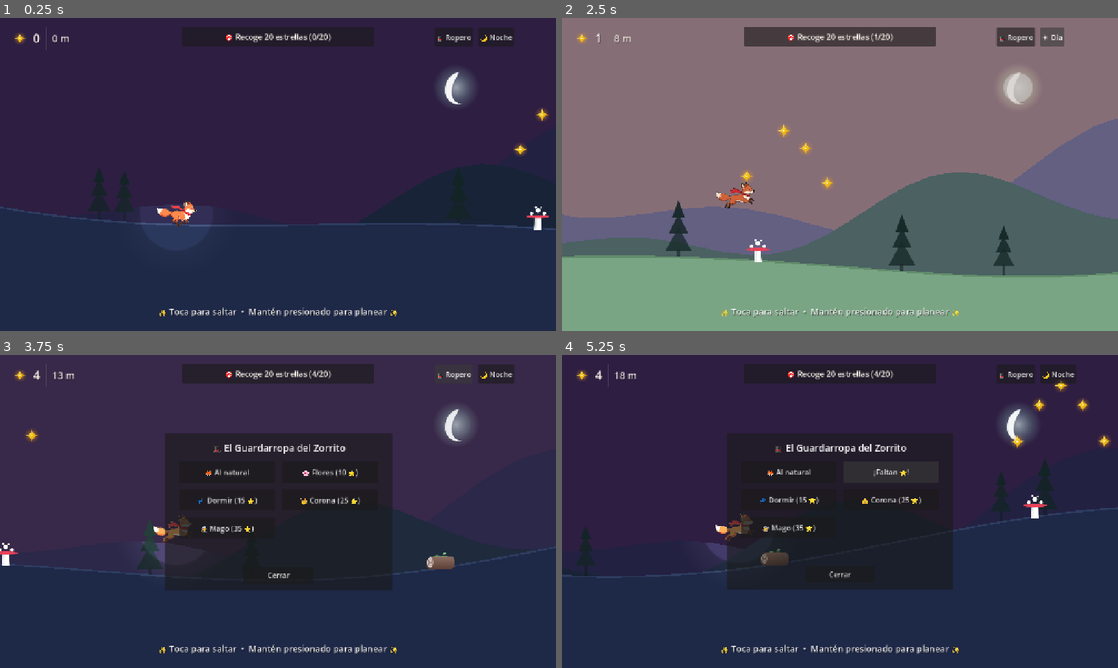
Above: before the commit, frames 1-4 (two rows, left to right).
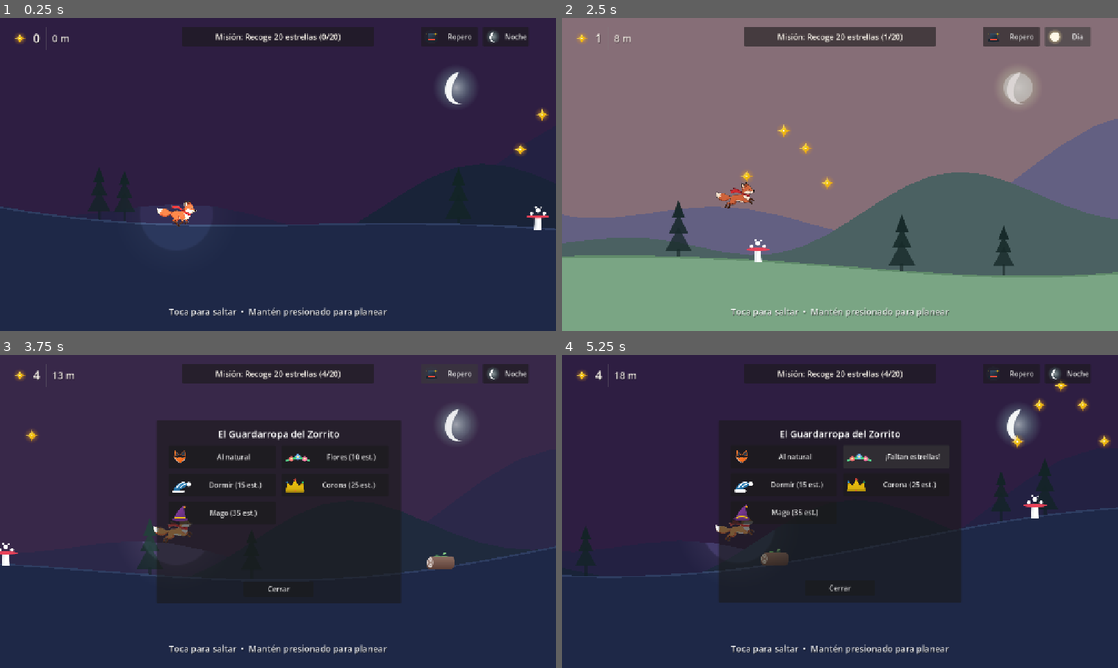
Above: after the commit, the same moments.

Repository: jonathanduranr/fox-runner
Game: Godot game, scene res://scenes/main.tscn
Same seed, same stepped clock (60 frames per second), same inputs: the game is played once before the commit and once after it.
Inputs:
- Up to frame 1 (0.25 s): no input
- Up to frame 2 (2.5 s): click "🎩 Ropero" (after the commit: "Ropero") at 0.5 s; click "🦊 Al natural" (after the commit: "Al natural") at 1.25 s; click "🌙 Noche" (after the commit: "Noche") at 2 s
- Up to frame 3 (3.75 s): click "☀️ Día" (after the commit: "Día") at 2.75 s; click "🎩 Ropero" (after the commit: "Ropero") at 3.5 s
- Up to frame 4 (5.25 s): click "🌸 Flores (10 ⭐)" (after the commit: "Flores (10 est.)") at 4.25 s; click "¡Faltan ⭐!" (after the commit: "¡Faltan estrellas!") at 5 s

The runs differ from the first frame. In frame 1, 0.8% of the frame differs, in the area x 28-95%, y 4-96%; in frame 2, 1.2%; in frame 3, 7.5%, in the area x 28-95%, y 2-96%; in frame 4, 5.1%.

Commit message:
feat: add real icons for HUD and wardrobe, dynamic hat tracking per animation frame

Diff:
--- /dev/null
+++ b/assets/textures/icon_natural.svg
@@ -0,0 +1,23 @@
+<svg xmlns="http://www.w3.org/2000/svg" viewBox="0 0 64 64" width="64" height="64">
+  <defs>
+    <linearGradient id="foxFaceGrad" x1="0%" y1="0%" x2="100%" y2="100%">
+      <stop offset="0%" stop-color="#FF8A3D"/>
+      <stop offset="100%" stop-color="#E65100"/>
+    </linearGradient>
+  </defs>
+  <!-- Fox Ears -->
+  <polygon points="12,32 16,10 30,24" fill="url(#foxFaceGrad)"/>
+  <polygon points="52,32 48,10 34,24" fill="url(#foxFaceGrad)"/>
+  <polygon points="16,28 18,14 28,24" fill="#2C3E50"/>
+  <polygon points="48,28 46,14 36,24" fill="#2C3E50"/>
+  <!-- Fox Face Head -->
+  <polygon points="10,32 54,32 32,54" fill="url(#foxFaceGrad)"/>
+  <!-- White Cheeks -->
+  <polygon points="10,32 32,54 20,44" fill="#FFFFFF"/>
+  <polygon points="54,32 32,54 44,44" fill="#FFFFFF"/>
+  <!-- Cute Nose -->
+  <ellipse cx="32" cy="52" rx="3.5" ry="2.5" fill="#2C3E50"/>
+  <!-- Eyes -->
+  <circle cx="24" cy="34" r="2.5" fill="#2C3E50"/>
+  <circle cx="40" cy="34" r="2.5" fill="#2C3E50"/>
+</svg>
--- /dev/null
+++ b/assets/textures/icon_wardrobe.svg
@@ -0,0 +1,23 @@
+<svg xmlns="http://www.w3.org/2000/svg" viewBox="0 0 64 64" width="64" height="64">
+  <defs>
+    <linearGradient id="chestGrad" x1="0%" y1="0%" x2="100%" y2="100%">
+      <stop offset="0%" stop-color="#F39C12"/>
+      <stop offset="100%" stop-color="#D35400"/>
+    </linearGradient>
+    <linearGradient id="hatGrad" x1="0%" y1="0%" x2="100%" y2="100%">
+      <stop offset="0%" stop-color="#34495E"/>
+      <stop offset="100%" stop-color="#1A252F"/>
+    </linearGradient>
+  </defs>
+  <!-- Base circle background -->
+  <circle cx="32" cy="32" r="28" fill="#2C3E50" opacity="0.15"/>
+  <!-- Top Hat Style Icon -->
+  <ellipse cx="32" cy="46" rx="22" ry="6" fill="#1A252F"/>
+  <path d="M 18 45 L 20 22 C 20 18, 44 18, 44 22 L 46 45 Z" fill="url(#hatGrad)"/>
+  <ellipse cx="32" cy="22" rx="12" ry="3.5" fill="#34495E"/>
+  <!-- Red ribbon -->
+  <path d="M 19 41 L 45 41 L 45.5 45 L 18.5 45 Z" fill="#E74C3C"/>
+  <!-- Sparkles -->
+  <path d="M 48 16 Q 48 22 54 22 Q 48 22 48 28 Q 48 22 42 22 Q 48 22 48 16 Z" fill="#F1C40F"/>
+  <circle cx="14" cy="20" r="2" fill="#F1C40F"/>
+</svg>
--- a/scenes/ui/hud.tscn
+++ b/scenes/ui/hud.tscn
@@ -1,7 +1,14 @@
-[gd_scene load_steps=3 format=3]
+[gd_scene load_steps=10 format=3]
 
 [ext_resource type="Script" path="res://scripts/hud.gd" id="1_hud"]
-[ext_resource type="Texture2D" path="res://assets/textures/star.svg" id="2_star"]
+[ext_resource type="Texture2D" path="res://assets/textures/star.png" id="2_star"]
+[ext_resource type="Texture2D" path="res://assets/textures/icon_wardrobe.png" id="3_wardrobe"]
+[ext_resource type="Texture2D" path="res://assets/textures/sun.png" id="4_sun"]
+[ext_resource type="Texture2D" path="res://assets/textures/icon_natural.png" id="5_natural"]
+[ext_resource type="Texture2D" path="res://assets/textures/hat_flower.png" id="6_flower"]
+[ext_resource type="Texture2D" path="res://assets/textures/hat_nightcap.png" id="7_nightcap"]
+[ext_resource type="Texture2D" path="res://assets/textures/hat_crown.png" id="8_crown"]
+[ext_resource type="Texture2D" path="res://assets/textures/hat_wizard.png" id="9_wizard"]
 
 [node name="HUD" type="CanvasLayer"]
 script = ExtResource("1_hud")
@@ -70,7 +77,7 @@
 layout_mode = 2
 theme_override_colors/font_color = Color(1, 0.98, 0.94, 1)
 theme_override_font_sizes/font_size = 18
-text = "🎯 Recoge 20 estrellas (0/20)"
+text = "Misión: Recoge 20 estrellas (0/20)"
 horizontal_alignment = 1
 vertical_alignment = 1
 
@@ -79,24 +86,30 @@
 anchors_preset = 1
 anchor_left = 1.0
 anchor_right = 1.0
-offset_left = -280.0
-offset_top = 22.0
-offset_right = -28.0
+offset_left = -310.0
+offset_top = 20.0
+offset_right = -24.0
 offset_bottom = 66.0
 grow_horizontal = 0
 theme_override_constants/separation = 12
 
 [node name="WardrobeButton" type="Button" parent="TopBar/RightButtons"]
+custom_minimum_size = Vector2(130, 44)
 layout_mode = 2
 focus_mode = 0
-theme_override_font_sizes/font_size = 17
-text = "🎩 Ropero"
+theme_override_font_sizes/font_size = 16
+text = " Ropero"
+icon = ExtResource("3_wardrobe")
+expand_icon = true
 
 [node name="ModeButton" type="Button" parent="TopBar/RightButtons"]
+custom_minimum_size = Vector2(105, 44)
 layout_mode = 2
 focus_mode = 0
-theme_override_font_sizes/font_size = 17
-text = "☀️ Día"
+theme_override_font_sizes/font_size = 16
+text = " Día"
+icon = ExtResource("4_sun")
+expand_icon = true
 
 [node name="TutorialLabel" type="Label" parent="."]
 anchors_preset = 7
@@ -115,7 +128,7 @@
 theme_override_constants/shadow_offset_x = 1
 theme_override_constants/shadow_offset_y = 2
 theme_override_font_sizes/font_size = 20
-text = "✨ Toca para saltar  •  Mantén presionado para planear ✨"
+text = "Toca para saltar  •  Mantén presionado para planear"
 horizontal_alignment = 1
 vertical_alignment = 1
 
@@ -142,8 +155,8 @@
 grow_vertical = 2
 theme_override_colors/font_color = Color(1, 0.95, 0.7, 1)
 theme_override_font_sizes/font_size = 24
-text = "🎉 ¡Misión Lograda!
-+15 Estrellas de regalo ✨"
+text = "¡Misión Lograda!
++15 Estrellas de regalo"
 horizontal_alignment = 1
 vertical_alignment = 1
 
@@ -154,10 +167,10 @@
 anchor_top = 0.5
 anchor_right = 0.5
 anchor_bottom = 0.5
-offset_left = -260.0
-offset_top = -180.0
-offset_right = 260.0
-offset_bottom = 180.0
+offset_left = -280.0
+offset_top = -210.0
+offset_right = 280.0
+offset_bottom = 210.0
 grow_horizontal = 2
 grow_vertical = 2
 
@@ -165,11 +178,11 @@
 layout_mode = 1
 anchors_preset = 10
 anchor_right = 1.0
-offset_top = 18.0
-offset_bottom = 50.0
+offset_top = 16.0
+offset_bottom = 48.0
 grow_horizontal = 2
 theme_override_font_sizes/font_size = 22
-text = "🎩 El Guardarropa del Zorrito"
+text = "El Guardarropa del Zorrito"
 horizontal_alignment = 1
 
 [node name="VBox" type="VBoxContainer" parent="WardrobeModal"]
@@ -177,54 +190,64 @@
 anchors_preset = 15
 anchor_right = 1.0
 anchor_bottom = 1.0
-offset_left = 32.0
-offset_top = 65.0
-offset_right = -32.0
-offset_bottom = -70.0
+offset_left = 28.0
+offset_top = 58.0
+offset_right = -28.0
+offset_bottom = -66.0
 grow_horizontal = 2
 grow_vertical = 2
 
 [node name="Grid" type="GridContainer" parent="WardrobeModal/VBox"]
 layout_mode = 2
 size_flags_vertical = 3
-theme_override_constants/h_separation = 16
-theme_override_constants/v_separation = 16
+theme_override_constants/h_separation = 14
+theme_override_constants/v_separation = 12
 columns = 2
 
 [node name="NoneBtn" type="Button" parent="WardrobeModal/VBox/Grid"]
-custom_minimum_size = Vector2(0, 48)
-layout_mode = 2
-size_flags_horizontal = 3
-theme_override_font_sizes/font_size = 17
-text = "🦊 Al natural"
+custom_minimum_size = Vector2(0, 52)
+layout_mode = 2
+size_flags_horizontal = 3
+theme_override_font_sizes/font_size = 16
+text = " Al natural"
+icon = ExtResource("5_natural")
+expand_icon = true
 
 [node name="FlowerBtn" type="Button" parent="WardrobeModal/VBox/Grid"]
-custom_minimum_size = Vector2(0, 48)
-layout_mode = 2
-size_flags_horizontal = 3
-theme_override_font_sizes/font_size = 17
-text = "🌸 Flores (10 ⭐)"
+custom_minimum_size = Vector2(0, 52)
+layout_mode = 2
+size_flags_horizontal = 3
+theme_override_font_sizes/font_size = 16
+text = " Flores (10 est.)"
+icon = ExtResource("6_flower")
+expand_icon = true
 
 [node name="NightcapBtn" type="Button" parent="WardrobeModal/VBox/Grid"]
-custom_minimum_size = Vector2(0, 48)
-layout_mode = 2
-size_flags_horizontal = 3
-theme_override_font_sizes/font_size = 17
-text = "💤 Dormir (15 ⭐)"
+custom_minimum_size = Vector2(0, 52)
+layout_mode = 2
+size_flags_horizontal = 3
+theme_override_font_sizes/font_size = 16
+text = " Dormir (15 est.)"
+icon = ExtResource("7_nightcap")
+expand_icon = true
 
 [node name="CrownBtn" type="Button" parent="WardrobeModal/VBox/Grid"]
-custom_minimum_size = Vector2(0, 48)
-layout_mode = 2
-size_flags_horizontal = 3
-theme_override_font_sizes/font_size = 17
-text = "👑 Corona (25 ⭐)"
+custom_minimum_size = Vector2(0, 52)
+layout_mode = 2
+size_flags_horizontal = 3
+theme_override_font_sizes/font_size = 16
+text = " Corona (25 est.)"
+icon = ExtResource("8_crown")
+expand_icon = true
 
 [node name="WizardBtn" type="Button" parent="WardrobeModal/VBox/Grid"]
-custom_minimum_size = Vector2(0, 48)
-layout_mode = 2
-size_flags_horizontal = 3
-theme_override_font_sizes/font_size = 17
-text = "🧙 Mago (35 ⭐)"
+custom_minimum_size = Vector2(0, 52)
+layout_mode = 2
+size_flags_horizontal = 3
+theme_override_font_sizes/font_size = 16
+text = " Mago (35 est.)"
+icon = ExtResource("9_wizard")
+expand_icon = true
 
 [node name="CloseButton" type="Button" parent="WardrobeModal"]
 layout_mode = 1
@@ -234,7 +257,7 @@
 anchor_right = 0.5
 anchor_bottom = 1.0
 offset_left = -80.0
-offset_top = -54.0
+offset_top = -52.0
 offset_right = 80.0
 offset_bottom = -16.0
 grow_horizontal = 2
--- a/scripts/fox.gd
+++ b/scripts/fox.gd
@@ -15,12 +15,58 @@
 var is_invulnerable: bool = false
 var glide_timer: float = 0.0
 
-# Sombreros disponibles
+var current_hat: String = "none"
+
+# Sombreros disponibles con texturas PNG optimizadas
 var hat_textures: Dictionary = {
-	"crown": preload("res://assets/textures/hat_crown.svg"),
-	"wizard": preload("res://assets/textures/hat_wizard.svg"),
-	"flower": preload("res://assets/textures/hat_flower.svg"),
-	"nightcap": preload("res://assets/textures/hat_nightcap.svg"),
+	"crown": preload("res://assets/textures/hat_crown.png"),
+	"wizard": preload("res://assets/textures/hat_wizard.png"),
+	"flower": preload("res://assets/textures/hat_flower.png"),
+	"nightcap": preload("res://assets/textures/hat_nightcap.png"),
+}
+
+# Sockets de posición de la cabeza para cada animación y fotograma (en espacio de Visuals)
+const HEAD_SOCKETS: Dictionary = {
+	"run": [
+		Vector2(24.2, -51.3), # frame 0
+		Vector2(30.3, -51.3), # frame 1 (extensión zancada hacia adelante)
+		Vector2(25.3, -51.8), # frame 2
+		Vector2(24.2, -44.7), # frame 3 (compresión de pisada hacia abajo)
+		Vector2(24.8, -50.2), # frame 4
+		Vector2(30.3, -50.7), # frame 5 (extensión zancada hacia adelante)
+		Vector2(25.9, -46.9), # frame 6 (compresión de pisada hacia abajo)
+		Vector2(24.2, -50.7), # frame 7
+	],
+	"jump": [
+		Vector2(24.2, -44.7)
+	],
+	"glide": [
+		Vector2(24.2, -51.3)
+	]
+}
+
+# Calibración individual para que cada prenda calce cómoda y exacta en las orejitas
+const HAT_CONFIGS: Dictionary = {
+	"crown": {
+		"offset": Vector2(0.0, -10.0),
+		"scale": Vector2(0.48, 0.48),
+		"rot": 0.0
+	},
+	"flower": {
+		"offset": Vector2(0.0, -8.0),
+		"scale": Vector2(0.48, 0.48),
+		"rot": 0.0
+	},
+	"nightcap": {
+		"offset": Vector2(-3.5, -12.0),
+		"scale": Vector2(0.46, 0.46),
+		"rot": deg_to_rad(-6.0)
+	},
+	"wizard": {
+		"offset": Vector2(-1.0, -15.0),
+		"scale": Vector2(0.46, 0.46),
+		"rot": deg_to_rad(-3.0)
+	}
 }
 
 @onready var visuals: Node2D = $Visuals
@@ -100,6 +146,39 @@
 			var pitch = clamp(velocity.y / 600.0, -0.35, 0.35)
 			visuals.rotation = lerp_angle(visuals.rotation, pitch, 6.0 * delta)
 
+	# Actualizar posición y movimiento del sombrero sincronizado al movimiento de la cabeza
+	if hat_sprite.visible and current_hat != "none":
+		update_hat_transform()
+
+func update_hat_transform() -> void:
+	var anim_name = anim_sprite.animation
+	var sockets: Array = HEAD_SOCKETS.get(anim_name, HEAD_SOCKETS["run"])
+	var frame_idx: int = anim_sprite.frame % sockets.size()
+	var base_socket: Vector2 = sockets[frame_idx]
+
+	var cfg: Dictionary = HAT_CONFIGS.get(current_hat, {
+		"offset": Vector2.ZERO,
+		"scale": Vector2(0.48, 0.48),
+		"rot": 0.0
+	})
+
+	var target_pos: Vector2 = base_socket + cfg["offset"]
+	var target_rot: float = cfg["rot"]
+
+	# Dinámica sutil de viento al saltar o planear
+	if not is_on_floor():
+		if is_gliding:
+			target_pos += Vector2(1.0, -1.0)
+			target_rot += deg_to_rad(-5.0)
+		else:
+			var pitch_hat = clamp(velocity.y / 700.0, -0.22, 0.22)
+			target_rot += pitch_hat * 0.4
+
+	hat_sprite.position = target_pos
+	hat_sprite.rotation = target_rot
+	if not hat_sprite.has_meta("is_animating_scale"):
+		hat_sprite.scale = cfg["scale"]
+
 func launch_spring(bounce_force: float = -680.0) -> void:
 	velocity.y = bounce_force
 	is_gliding = false
@@ -129,14 +208,22 @@
 	blink_tw.tween_callback(func(): is_invulnerable = false)
 
 func equip_hat(hat_id: String) -> void:
+	current_hat = hat_id
 	if hat_id == "none" or not hat_textures.has(hat_id):
 		hat_sprite.visible = false
+		hat_sprite.texture = null
 	else:
 		hat_sprite.texture = hat_textures[hat_id]
 		hat_sprite.visible = true
-		hat_sprite.scale = Vector2(0.8, 0.8)
+		update_hat_transform()
+
+		var cfg = HAT_CONFIGS.get(hat_id, {"scale": Vector2(0.48, 0.48)})
+		var base_scale: Vector2 = cfg["scale"]
+		hat_sprite.set_meta("is_animating_scale", true)
+		hat_sprite.scale = base_scale * 1.5
 		var tw = create_tween()
-		tw.tween_property(hat_sprite, "scale", Vector2(0.5, 0.5), 0.2).set_trans(Tween.TRANS_BACK)
+		tw.tween_property(hat_sprite, "scale", base_scale, 0.25).set_trans(Tween.TRANS_BACK).set_ease(Tween.EASE_OUT)
+		tw.tween_callback(func(): hat_sprite.remove_meta("is_animating_scale"))
 
 func _on_magnet_area_entered(area: Area2D) -> void:
 	if area is StarCollectible:
--- a/scripts/hud.gd
+++ b/scripts/hud.gd
@@ -22,13 +22,17 @@
 var total_stars: int = 0
 var max_distance: float = 0.0
 
-# Sistema de Misiones para niños
+# Texturas de botones de modo
+const ICON_SUN: Texture2D = preload("res://assets/textures/sun.png")
+const ICON_MOON: Texture2D = preload("res://assets/textures/moon.png")
+
+# Sistema de Misiones para niños (sin emojis que fallen en renderizar)
 var missions = [
-	{"id": "stars_20", "text": "🎯 Recoge 20 estrellas", "target": 20, "progress": 0, "reward": 10},
-	{"id": "mushroom_2", "text": "🍄 Rebota en 2 hongos saltarines", "target": 2, "progress": 0, "reward": 15},
-	{"id": "glide_4s", "text": "🪂 Planea 4 segundos seguidos", "target": 4, "progress": 0, "reward": 15},
-	{"id": "dist_400", "text": "🏃 Recorre 400 metros", "target": 400, "progress": 0, "reward": 20},
-	{"id": "stars_50", "text": "🌟 Consigue 50 estrellas", "target": 50, "progress": 0, "reward": 25},
+	{"id": "stars_20", "text": "Recoge 20 estrellas", "target": 20, "progress": 0, "reward": 10},
+	{"id": "mushroom_2", "text": "Rebota en 2 hongos saltarines", "target": 2, "progress": 0, "reward": 15},
+	{"id": "glide_4s", "text": "Planea 4 segundos seguidos", "target": 4, "progress": 0, "reward": 15},
+	{"id": "dist_400", "text": "Recorre 400 metros", "target": 400, "progress": 0, "reward": 20},
+	{"id": "stars_50", "text": "Consigue 50 estrellas", "target": 50, "progress": 0, "reward": 25},
 ]
 var current_mission_idx: int = 0
 
@@ -79,21 +83,22 @@
 		update_hat_button_text(hat_id, btn)
 
 func update_hat_button_text(hat_id: String, btn: Button) -> void:
-	if hat_id == "none":
-		btn.text = "🦊 Al natural"
-		return
-
 	var names = {
-		"flower": "🌸 Flores",
-		"nightcap": "💤 Dormir",
-		"crown": "👑 Corona",
-		"wizard": "🧙 Mago"
+		"none": "Al natural",
+		"flower": "Flores",
+		"nightcap": "Dormir",
+		"crown": "Corona",
+		"wizard": "Mago"
 	}
 	var hat_name = names.get(hat_id, hat_id)
+	if hat_id == "none":
+		btn.text = " " + hat_name
+		return
+
 	if unlocked_hats.get(hat_id, false):
-		btn.text = "%s (Usar)" % hat_name
+		btn.text = " %s (Usar)" % hat_name
 	else:
-		btn.text = "%s (%d ⭐)" % [hat_name, hat_prices.get(hat_id, 10)]
+		btn.text = " %s (%d est.)" % [hat_name, hat_prices.get(hat_id, 10)]
 
 func _on_hat_item_clicked(hat_id: String, btn: Button) -> void:
 	if unlocked_hats.get(hat_id, false):
@@ -113,9 +118,9 @@
 				AudioManager.play_celebration()
 			_on_close_wardrobe_pressed()
 		else:
-			btn.text = "¡Faltan ⭐!"
+			btn.text = " ¡Faltan estrellas!"
 			var tw = create_tween()
-			tw.tween_interval(1.0)
+			tw.tween_interval(1.2)
 			tw.tween_callback(func(): update_hat_button_text(hat_id, btn))
 
 func add_star() -> void:
@@ -143,26 +148,33 @@
 func register_glide_time(seconds: float) -> void:
 	check_mission_progress("glide", int(seconds))
 
-func check_mission_progress(type: String, val: int, is_relative: bool = false) -> void:
+func check_mission_progress(mission_type: String, value: int, is_incremental: bool = false) -> void:
 	if current_mission_idx >= missions.size():
 		return
 
 	var m = missions[current_mission_idx]
-	var matches = false
-	if type == "stars" and m["id"].begins_with("stars"):
-		m["progress"] = val
-		matches = true
-	elif type == "distance" and m["id"].begins_with("dist"):
-		m["progress"] = val
-		matches = true
-	elif type == "mushroom" and m["id"].begins_with("mushroom"):
-		m["progress"] += 1
-		matches = true
-	elif type == "glide" and m["id"].begins_with("glide"):
-		m["progress"] = max(m["progress"], val)
-		matches = true
-
-	if matches:
+	var matched = false
+
+	match m["id"]:
+		"stars_20", "stars_50":
+			if mission_type == "stars":
+				m["progress"] = value
+				matched = true
+		"mushroom_2":
+			if mission_type == "mushroom":
+				if is_incremental:
+					m["progress"] += value
+				matched = true
+		"glide_4s":
+			if mission_type == "glide":
+				m["progress"] = max(m["progress"], value)
+				matched = true
+		"dist_400":
+			if mission_type == "distance":
+				m["progress"] = value
+				matched = true
+
+	if matched:
 		update_mission_display()
 		if m["progress"] >= m["target"]:
 			complete_current_mission()
@@ -176,7 +188,7 @@
 		AudioManager.play_celebration()
 
 	# Mostrar banner de fiesta de misión
-	celebration_text.text = "🎉 ¡Misión Lograda!\n+%d Estrellas de regalo ✨" % m["reward"]
+	celebration_text.text = "¡Misión Lograda!\n+%d Estrellas de regalo" % m["reward"]
 	celebration_banner.visible = true
 	celebration_banner.scale = Vector2(0.5, 0.5)
 	celebration_banner.modulate.a = 0.0
@@ -196,15 +208,16 @@
 func update_mission_display() -> void:
 	if current_mission_idx < missions.size():
 		var m = missions[current_mission_idx]
-		mission_label.text = "%s (%d/%d)" % [m["text"], m["progress"], m["target"]]
+		mission_label.text = "Misión: %s (%d/%d)" % [m["text"], m["progress"], m["target"]]
 	else:
-		mission_label.text = "👑 ¡Eres el Gran Campeón del Bosque!"
+		mission_label.text = "¡Eres el Gran Campeón del Bosque!"
 
 func update_star_display() -> void:
 	star_count_label.text = "%d" % total_stars
 
 func set_mode_icon(is_night: bool) -> void:
-	mode_button.text = "🌙 Noche" if is_night else "☀️ Día"
+	mode_button.icon = ICON_MOON if is_night else ICON_SUN
+	mode_button.text = " Noche" if is_night else " Día"
 
 func _on_mode_button_pressed() -> void:
 	mode_toggle_requested.emit()
Binary file added: assets/textures/hat_crown.png
Not shown, added: assets/textures/hat_crown.png.import
Binary file added: assets/textures/hat_flower.png
Not shown, added: assets/textures/hat_flower.png.import
Binary file added: assets/textures/hat_nightcap.png
Not shown, added: assets/textures/hat_nightcap.png.import
Binary file added: assets/textures/hat_wizard.png
Not shown, added: assets/textures/hat_wizard.png.import
Binary file added: assets/textures/icon_natural.png
Not shown, added: assets/textures/icon_natural.png.import
Not shown, added: assets/textures/icon_natural.svg.import
Binary file added: assets/textures/icon_wardrobe.png
(and 9 more such lines)
